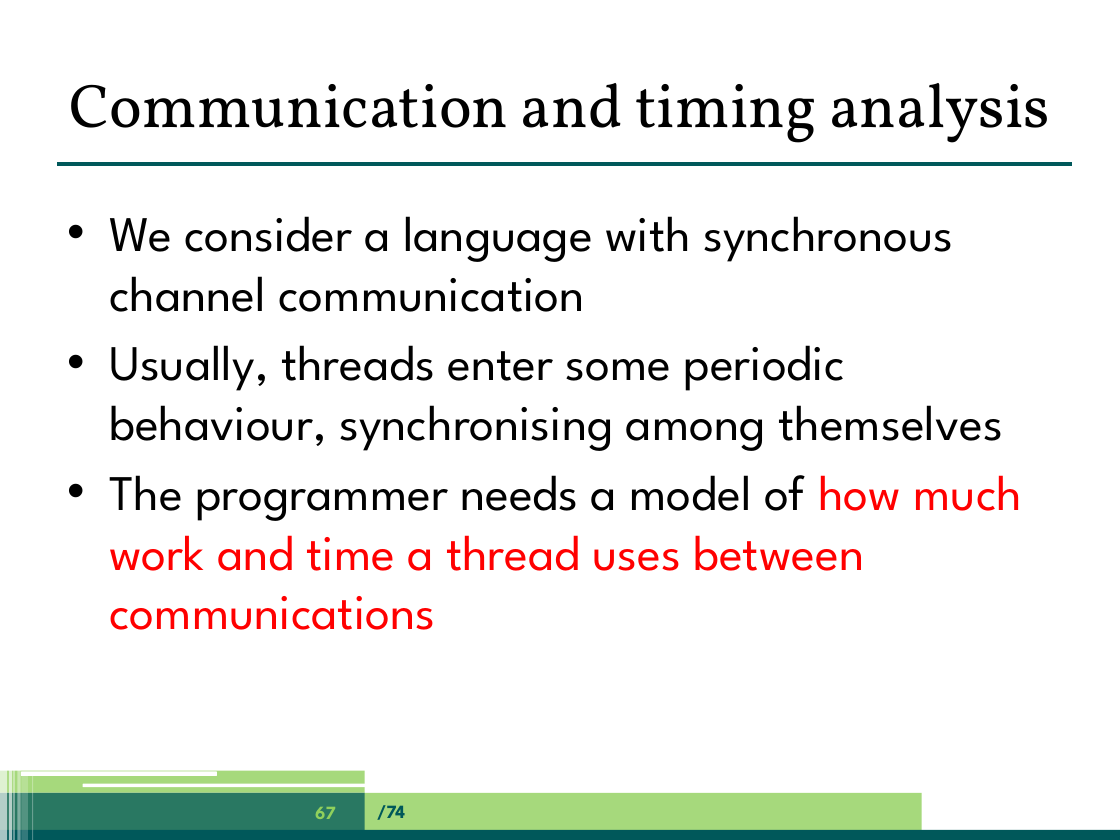
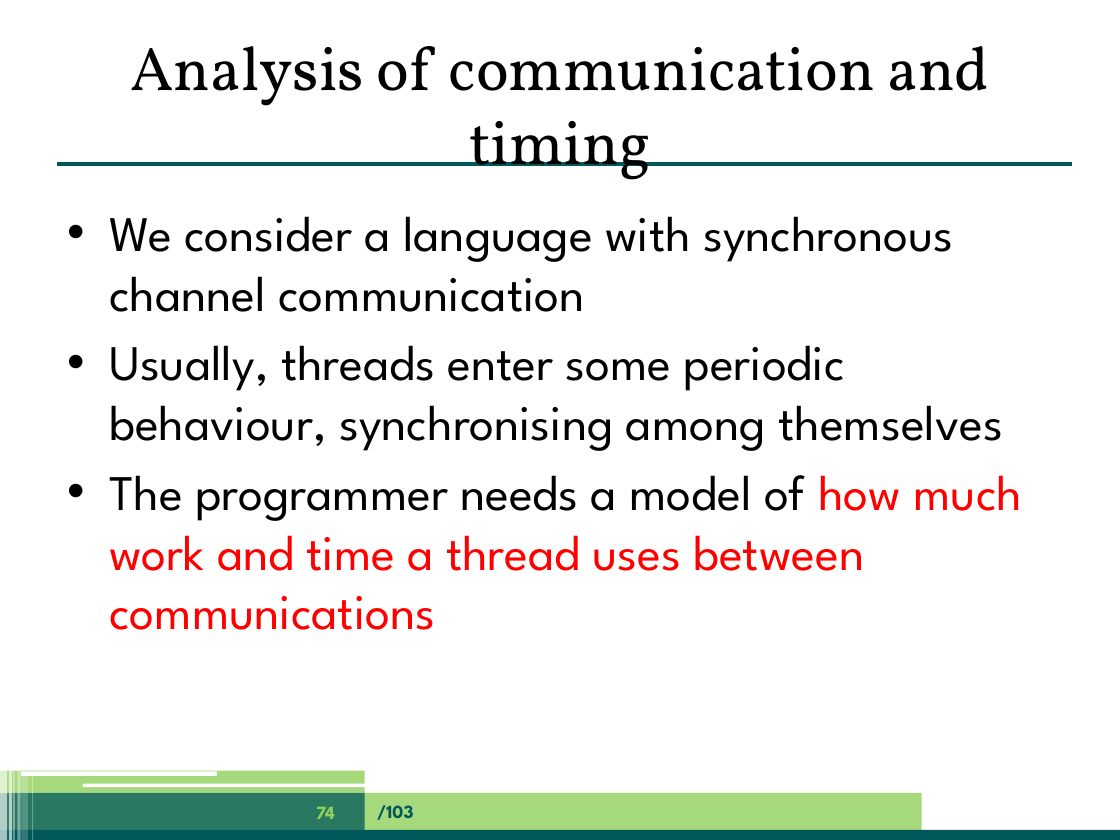
Before and after one commit to jpgallagher/ict-e-summerschool-aalborg, a slide deck: slide 74 of summerschool-aalborg-jpg.pptx (slide 67 before the commit). Drawn at 1120x840 pixels with LibreOffice and Linux fonts; fonts in the diff are those of the drawing. Boxes give left, top, right and bottom in pixels: in the first picture for what was removed or moved away, otherwise in the second. Text is boxed around its words. In the diff, an @@ line names an element or a change of style, - is before the commit and + after.

```diff
--- a/summerschool-aalborg-jpg.pptx
+++ b/summerschool-aalborg-jpg.pptx
@@ title at (130, 46, 989, 180): text changed @@
-Communication and timing analysis
+Analysis of communication and timing
@@ page number at (316, 807, 335, 819): text changed @@
-67
+74
@@ text at (377, 805, 413, 820): text changed @@
-/74
+/103
```
Also in this commit, not shown: 62 other slides changed, 39 slides added, 14 slides removed.
